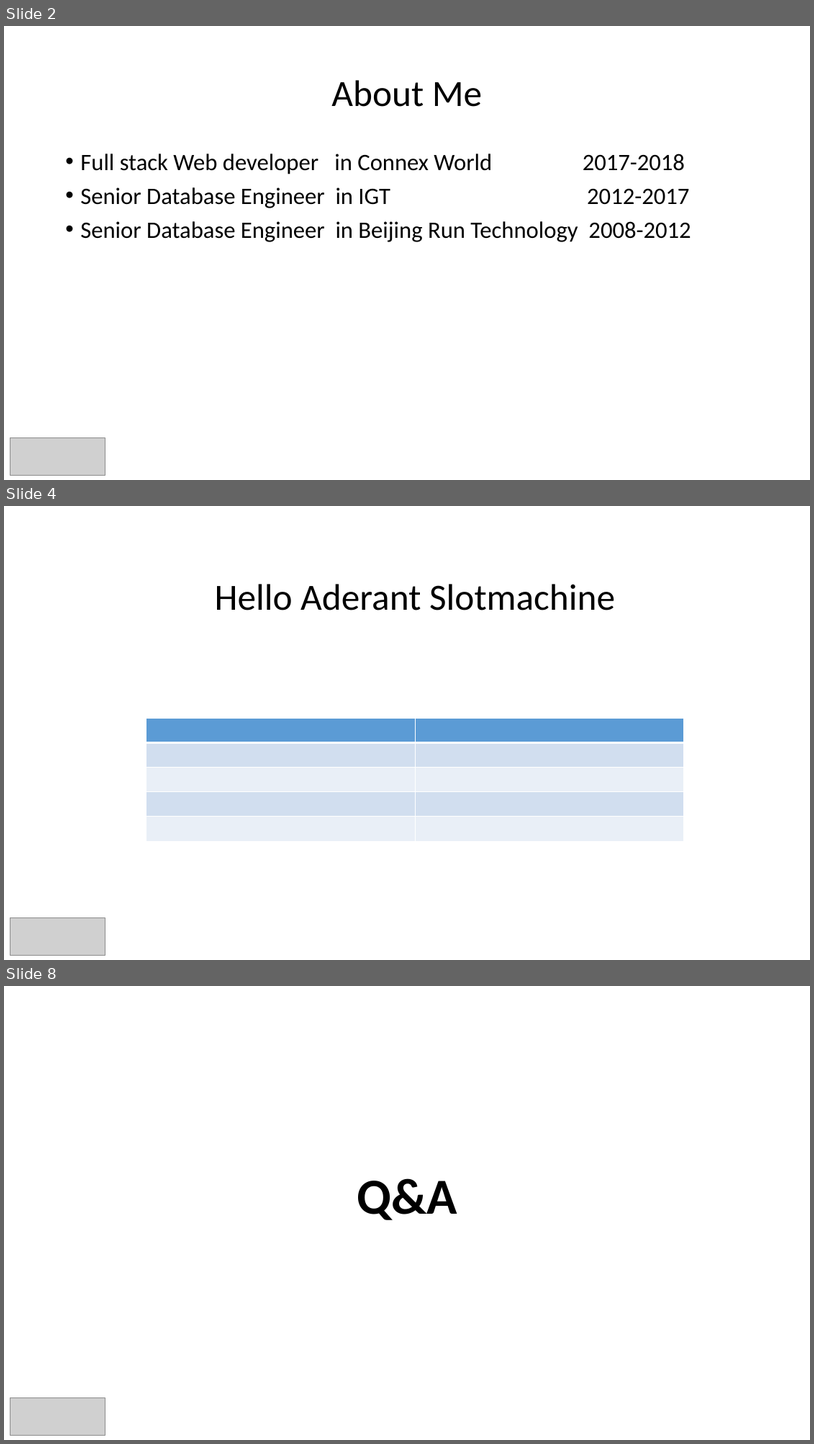
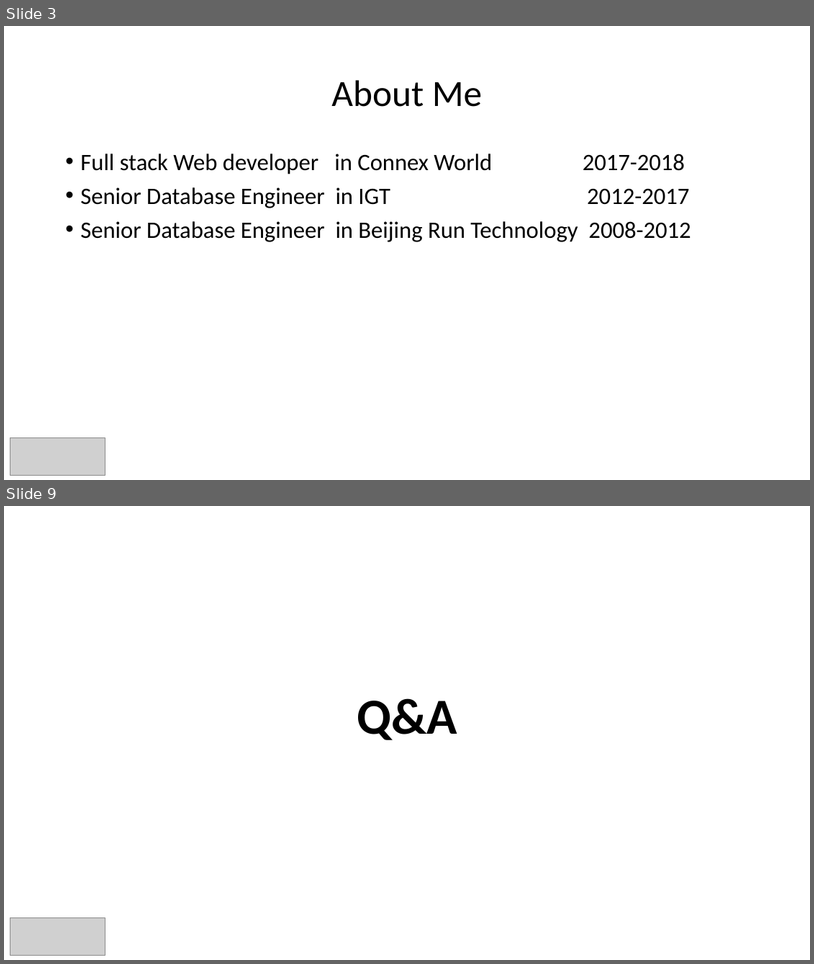
Before and after one commit to weilingxie/helloaderantslotmachine, a slide deck: helloaderant-WilliamXie.pptx. Shown one above the other, each under a label of ours: slides 2, 4 and 8 before the commit, slides 3 and 9 after it; the slides between them are not shown. The pictures are 814x1444 and 814x964 pixels, drawn with LibreOffice and Linux fonts; fonts in the diff are those of the drawing; grey boxes stand for pictures. Boxes give left, top, right and bottom in pixels: in the first picture for what was removed or moved away, otherwise in the second. Text is boxed around its words. In the diff, an @@ line names an element or a change of style, - is before the commit and + after.

```diff
--- a/helloaderant-WilliamXie.pptx
+++ b/helloaderant-WilliamXie.pptx
@@ slide 4 removed at [4, 506, 810, 960], background #FFFFFF @@
@@ title removed at [215, 584, 615, 610] @@
-Hello Aderant Slotmachine
@@ table removed at [147, 718, 684, 841], 5 rows, 2 columns @@
- | 
- | 
- | 
- | 
- | 
@@ picture removed at [10, 917, 104, 955] @@
@@ what was slide 2 is now slide 3 @@
@@ what was slide 8 is now slide 9 @@
```
Also in this commit, not shown: 2 slides changed, 5 slides added, 3 other slides removed.
